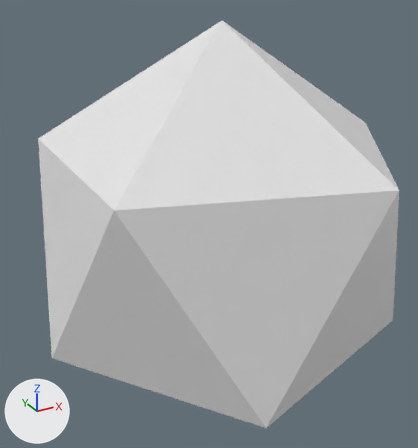
The Blender file Blend/100-shockdie.blend as it was, and as the next commit left it.
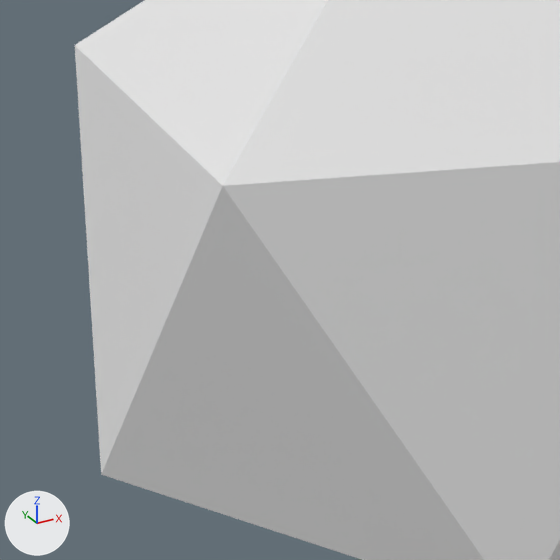
Each version is shown whole from a camera (50 mm lens) standing at (-1.323, -2.288, 1.2) and looking at (-0.042, 0.041, 0.035), then close up on the part from 0% to 69% of the width and 26% to 90% of the height. Lighting does not change. The marker at lower left points along +X, +Y and +Z.
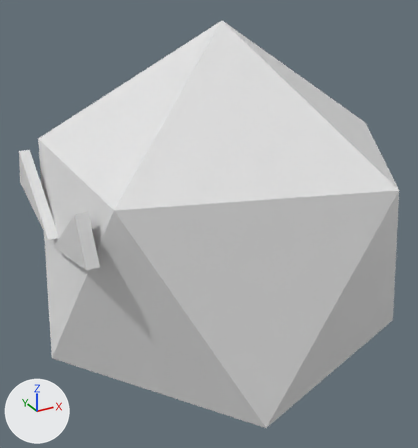
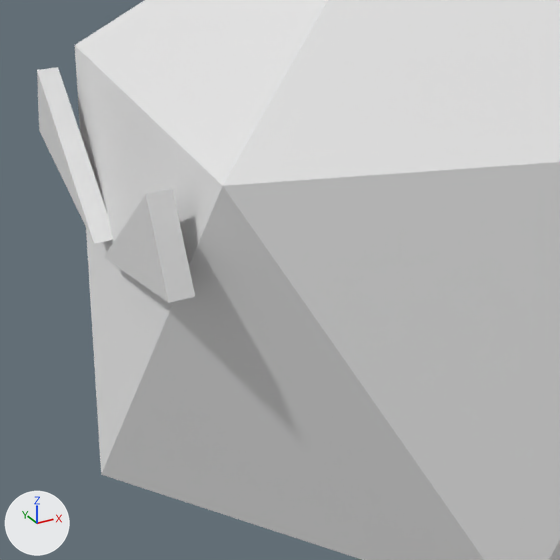
The edits, one by one:
me_icosphere_002 is used by ob_icosphere; location (0.0, 0.0, 0.0).
me_icosphere_002 had 569 vertices, 390 faces and spanned x -0.89..0.89, y -0.85..0.85, z -1.0..1.0.
me_icosphere_002 now has 581 vertices, 400 faces and spans x -0.89..0.89, y -0.85..0.85, z -1.0..1.0.
Part 1, on me_icosphere_002:
6 vertices are added at (-0.83, -0.41, 0.41), (-0.83, -0.01, 0.11), (-0.83, -0.5, 0.23), (-0.83, 0.48, 0.41), (-0.83, 0.07, 0.11), (-0.83, 0.56, 0.23).
6 new vertices lie (0.05, 0.0, 0.0) away from vertices in x -0.83, y -0.5..0.56, z 0.11..0.41.
10 new faces join them.

What differs and where, as boxes [x1, y1, x2, y2] in the close-ups (560 x 560 px):
'Icosphere', reshaped: before [75, 0, 560, 560]; after [37, 0, 560, 560]
part 1 of me_icosphere_002, added: after [37, 67, 195, 303]
